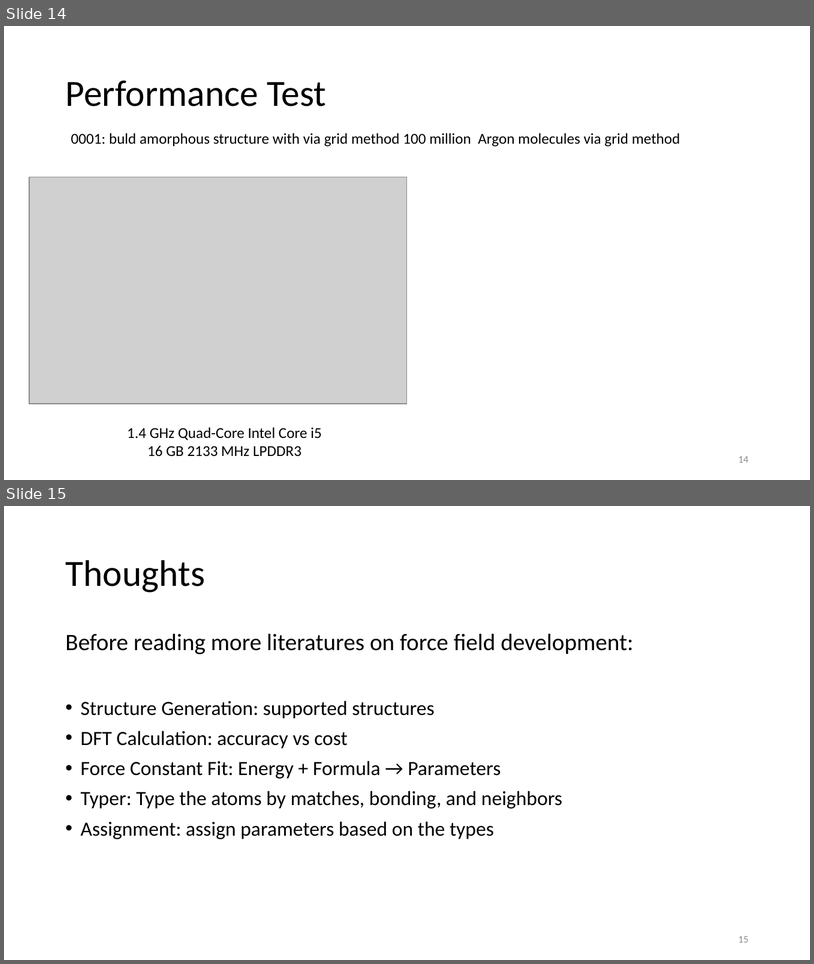
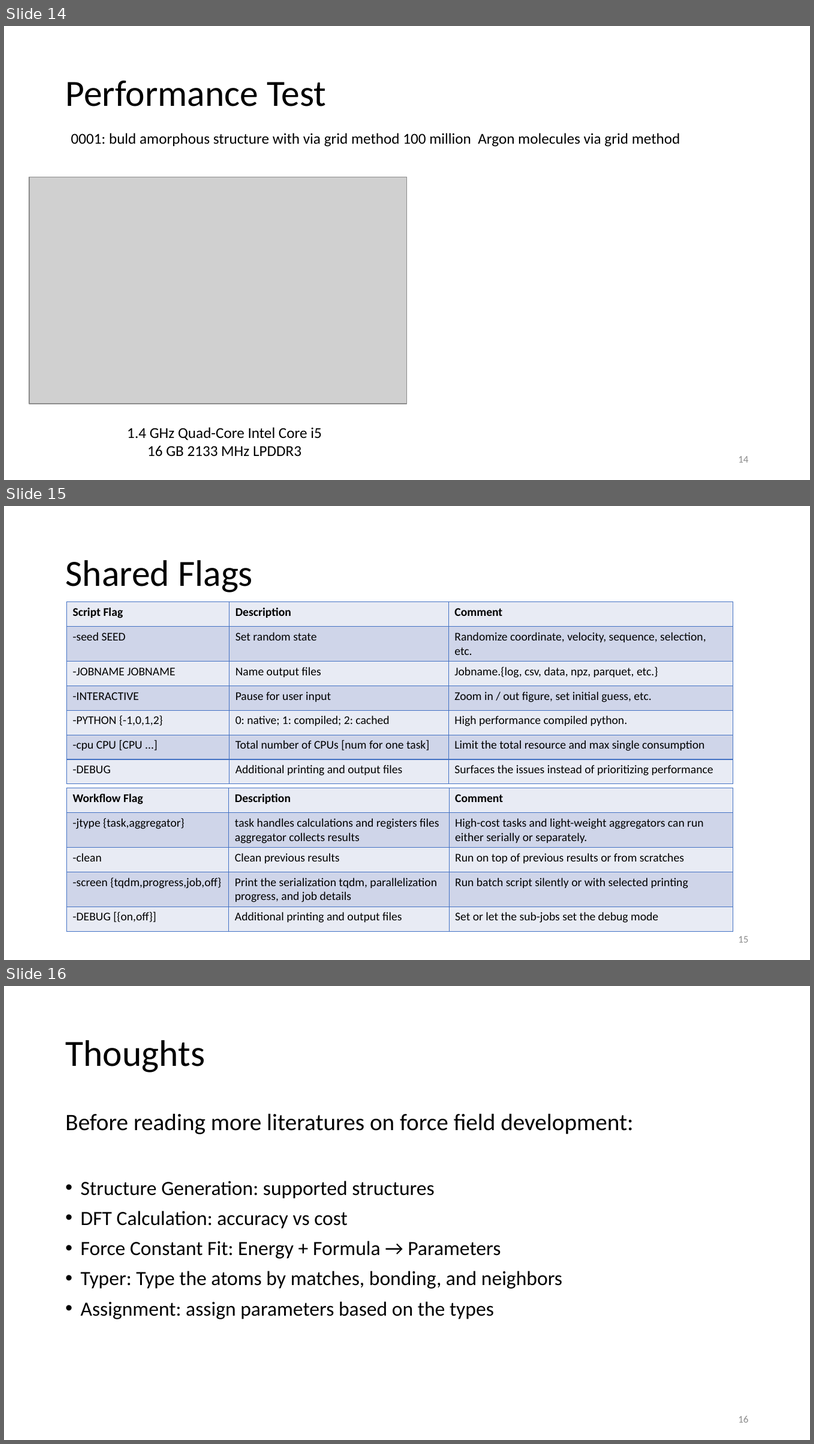
Before and after one commit to zhteg4pvt/nemd, a slide deck: docs/power_point/nemd.pptx. Shown one above the other, each under a label of ours: slides 14 and 15 before the commit, slides 14, 15 and 16 after it. The pictures are 814x964 and 814x1444 pixels, drawn with LibreOffice and Linux fonts; fonts in the diff are those of the drawing; grey boxes stand for pictures. Boxes give left, top, right and bottom in pixels: in the first picture for what was removed or moved away, otherwise in the second. Text is boxed around its words. In the diff, an @@ line names an element or a change of style, - is before the commit and + after.

Commit message:
shared flags added to nemd.ppt

```diff
--- a/docs/power_point/nemd.pptx
+++ b/docs/power_point/nemd.pptx
@@ slide 15 added at (x1=4, y1=506, x2=810, y2=960), background #FFFFFF @@
@@ title added at (x1=65, y1=560, x2=253, y2=592), 44 pt, text #000000 @@
+Shared Flags
@@ table added at (x1=67, y1=602, x2=734, y2=778), 7 rows, 3 columns @@
+Script Flag | Description | Comment
+-seed SEED | Set random state | Randomize coordinate, velocity, sequence, selection, etc.
+-JOBNAME JOBNAME | Name output files | Jobname.{log, csv, data, npz, parquet, etc.}
+-INTERACTIVE | Pause for user input | Zoom in / out figure, set initial guess, etc.
+-PYTHON {-1,0,1,2} | 0: native; 1: compiled; 2: cached | High performance compiled python.
+-cpu CPU [CPU ...] | Total number of CPUs [num for one task] | Limit the total resource and max single consumption
+-DEBUG | Additional printing and output files | Surfaces the issues instead of prioritizing performance
@@ table added at (x1=67, y1=788, x2=733, y2=930), 5 rows, 3 columns @@
+Workflow Flag | Description | Comment
+-jtype {task,aggregator} | task handles calculations and registers files / aggregator collects results | High-cost tasks and light-weight aggregators can run either serially or separately.
+-clean | Clean previous results | Run on top of previous results or from scratches
+-screen {tqdm,progress,job,off} | Print the serialization tqdm, parallelization progress, and job details | Run batch script silently or with selected printing
+-DEBUG [{on,off}] | Additional printing and output files | Set or let the sub-jobs set the debug mode
@@ page number added at (x1=738, y1=936, x2=749, y2=942), 12 pt, text #8C8C8C @@
+15
@@ what was slide 15 is now slide 16 @@
@@ page number at (x1=738, y1=1416, x2=749, y2=1422): text changed @@
-15
+16
```
Also in this commit, not shown: 2 slides changed, 5 other files.
